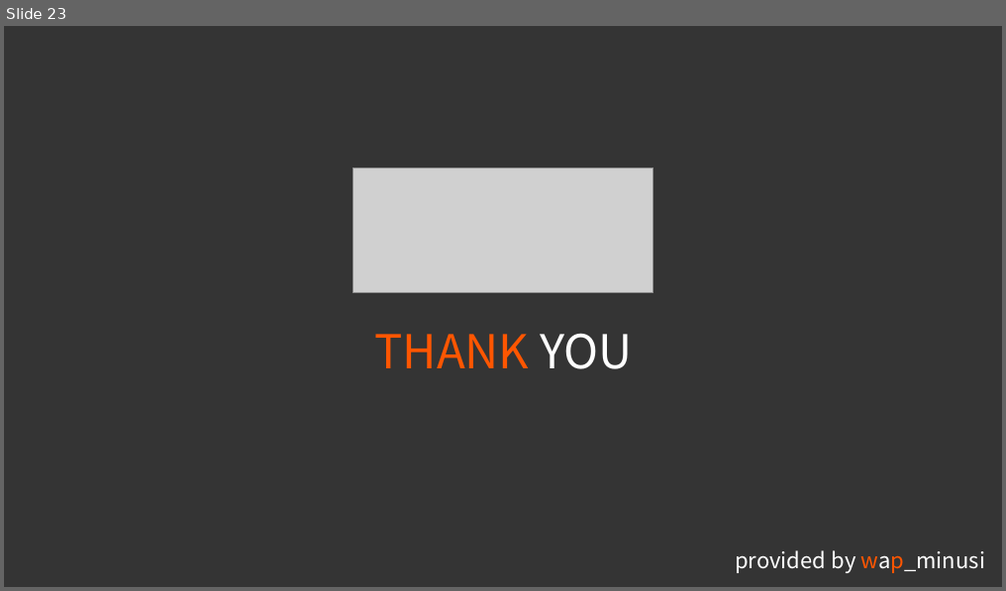
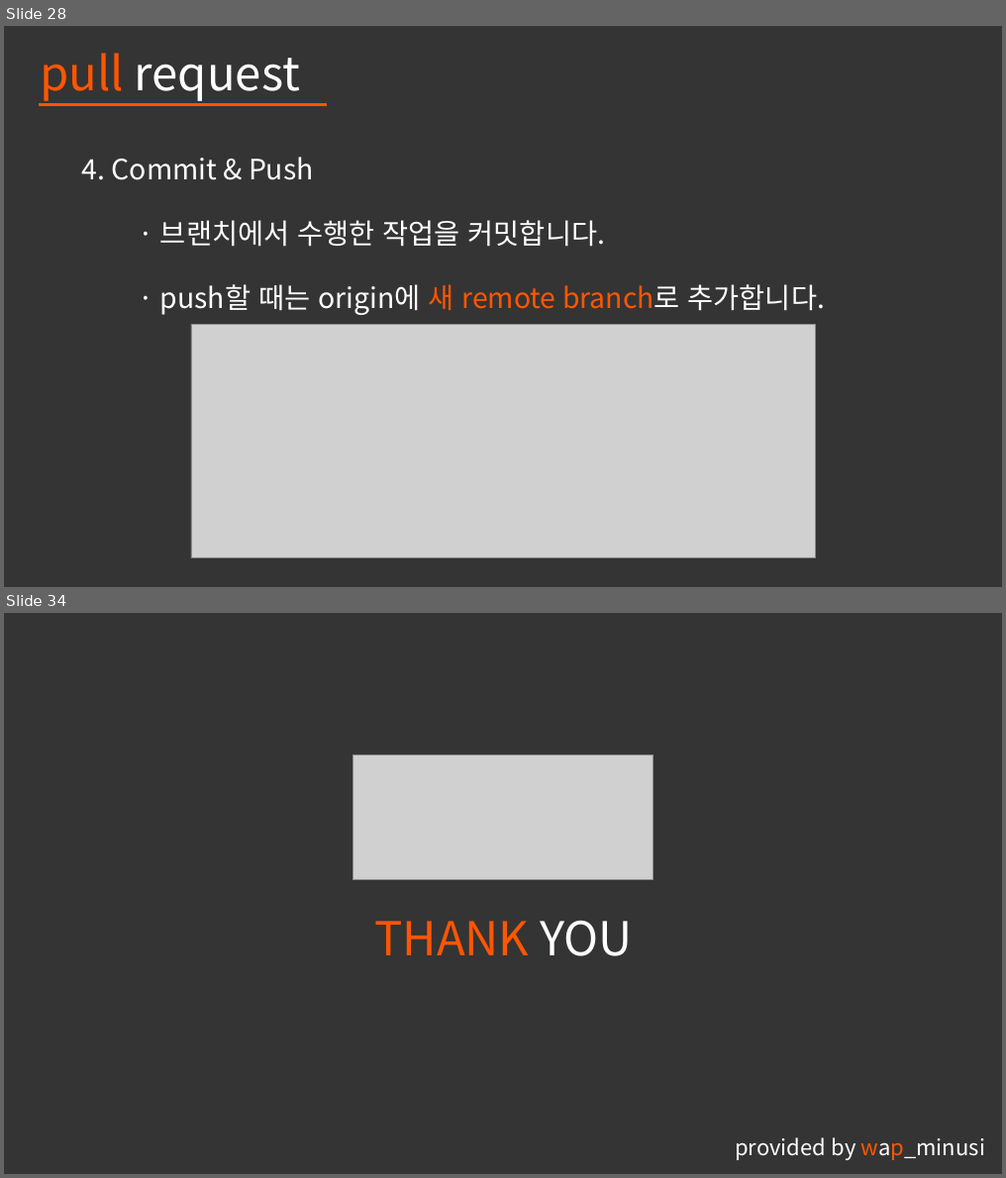
Before and after one commit to pknu-wap/git-flow-seminar, a slide deck: WAP_Git Flow & Pull Request_Minusi.pptx. Shown one above the other, each under a label of ours: slide 23 before the commit, slides 28 and 34 after it; the slides between them are not shown. The pictures are 1006x591 and 1006x1178 pixels, drawn with LibreOffice and Linux fonts; fonts in the diff are those of the drawing; grey boxes stand for pictures; background and template pictures are left out. Boxes give left, top, right and bottom in pixels: in the first picture for what was removed or moved away, otherwise in the second. Text is boxed around its words. In the diff, an @@ line names an element or a change of style, - is before the commit and + after.

Commit message:
update seminar ppt about pull request section

```diff
--- a/WAP_Git Flow & Pull Request_Minusi.pptx
+++ b/WAP_Git Flow & Pull Request_Minusi.pptx
@@ slide 28 added at [4,26,1002,587], background #343434 @@
@@ text added at [40,53,300,101], 45 pt, text #FFFFFF @@
+pull request
@@ line added from (39, 104) to (327, 104), #FFFFFF 3 pt @@
@@ line added from (39, 104) to (313, 104), #FFFFFF 3 pt @@
@@ text added at [82,157,314,180], 27 pt, text #FFFFFF @@
+4. Commit & Push
@@ text added at [160,220,605,247], 27 pt, text #FFFFFF @@
+· 브랜치에서 수행한 작업을 커밋합니다.
@@ text added at [160,284,825,315], 27 pt, text #FFFFFF @@
+· push할 때는 origin에 새 remote branch로 추가합니다.
@@ picture added at [191,325,815,559] @@
@@ what was slide 23 is now slide 34 @@
```
Also in this commit, not shown: 11 other slides added, 1 slide removed.
